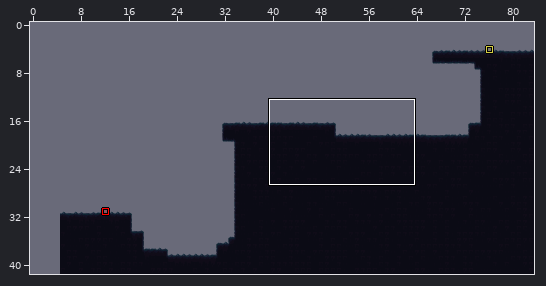
An edit to a level. LDtk project, Assets/Levels/SeaLevel.ldtk. Above: a wide view before the commit, with the close-up outlined.
Close-up. First the earlier version:
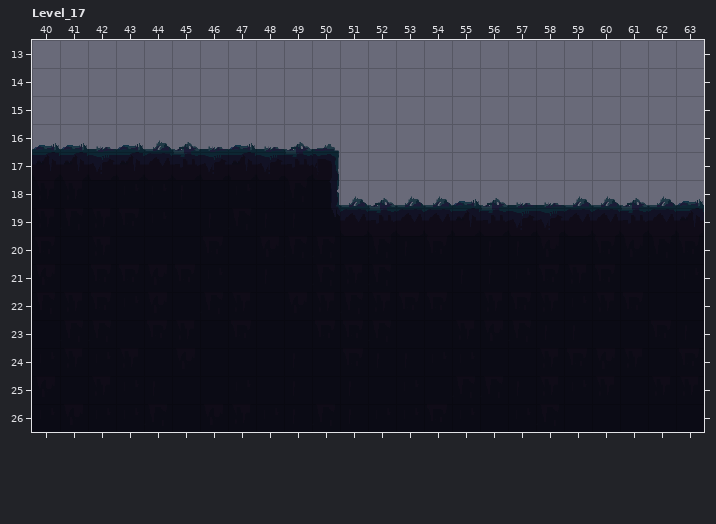
Cells are 36x36 px. Shown: Level_17 x 40..63, y 13..26. The commit also changed other parts of the map, which this record leaves out. The old version is drawn lined up with the new one.
New version:
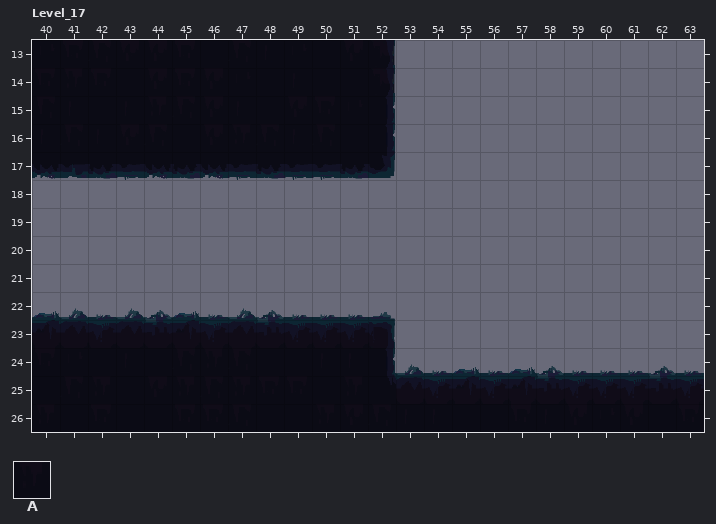
Key: from "Tile3": A 1.
_ is an empty cell, . an unchanged one.
From old to new:
map size 79x45 -> 84x42 cells (old content now starts at 5,-3; both pictures use the new coordinates)
--- layer "Tile3"
@@ x 40..63 @@
-13 _____________...........
-14 _____________...........
-15 _____________...........
-16 _____________...........
-17 ...........__...........
-18 AAAAAAAAAAA.............
-19 AAAAAAAAAAAAAAAAAAAAAAAA
-20 AAAAAAAAAAAAAAAAAAAAAAAA
-21 AAAAAAAAAAAAAAAAAAAAAAAA
-22 AAAAAAAAAAAAAAAAAAAAAAAA
-23 .............AAAAAAAAAAA
-24 .............AAAAAAAAAAA
+13 AAAAAAAAAAAAA...........
+14 AAAAAAAAAAAAA...........
+15 AAAAAAAAAAAAA...........
+16 AAAAAAAAAAAAA...........
+17 ...........AA...........
+18 ___________.............
+19 ________________________
+20 ________________________
+21 ________________________
+22 ________________________
+23 .............___________
+24 .............___________
